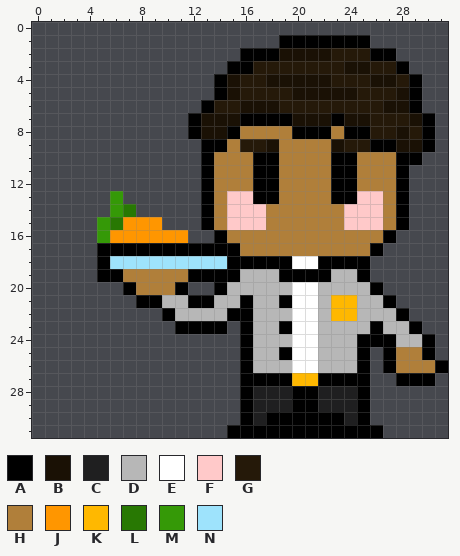
Edited in one commit: pixel-art sprite (app/src/main/res/drawable/narshith.png). This is how it looked before the edit.
The file is 32x32 pixels. The old version is drawn lined up with the new one.
Palette (. is transparent): A #000000  B #1a1105  C #1f1f20  D #b7b7b7  E #ffffff  F #ffc9c9  G #251909  H #b07f3a  J #ff9600  K #ffb800  L #287803  M #359907  N #9ee3fc
Pixels before, first column x 5:
 1 ..............AAAAAAA......
 2 ...........AAABBBBGGGAA....
 3 ..........AAGGGGGGGBBGGA...
 4 .........ABGGBBBBBGGGBBGA..
 5 .........ABGGGGBBBBBGGGBA..
 6 ........AGGBBBGGGGGGGGBBA..
 7 .......ABBBAAAABBBABBGGGBA.
 8 .......ABBAHHHHAAAHAAGGBGA.
 9 ........AAHGGBHHHHBGGAABBA.
10 ........AHHHAAHHHHAAHHHAA..
11 ........AHHHAAHHHHAAHHHA...
12 ........AHHHAAHHHHAAHHHA...
13 .M......AHFFAAHHHHAAFFHA...
14 .ML.....AHFFFHHHHHHFFFHA...
15 MLJJJ...AHFFFHHHHHHFFFHA...
16 MJJJJJJ..AHHHHHHHHHHHHA....
17 AAAAAAAAAAAHHHHHHHHHHA.....
18 ANNNNNNNNNAAAAAEEAAAA......
19 AAHHHHHAAAADDDAAAADDA......
20 ..AHHHA..ADDDDDEEDDDDA.....
21 ...AADDAADDADDAEEDKKDDA....
22 .....ADDDDAADDDEEDKKDDDA...
23 ......AAAA.ADDAEEDDDDADDA..
24 ...........ADDDEEDDDAAADDA.
25 ...........ADDAEEDDDA.AHHA.
26 ...........ADDDEEDDDA.AHHHA
27 ...........AAAAKKAAAA..AAA.
28 ...........ACCCAACCCA......
29 ...........ACCCAACCCA......
30 ...........ACAAAAAACA......
31 ..........AAAAAAAAAAAA.....
The same view after the edit:
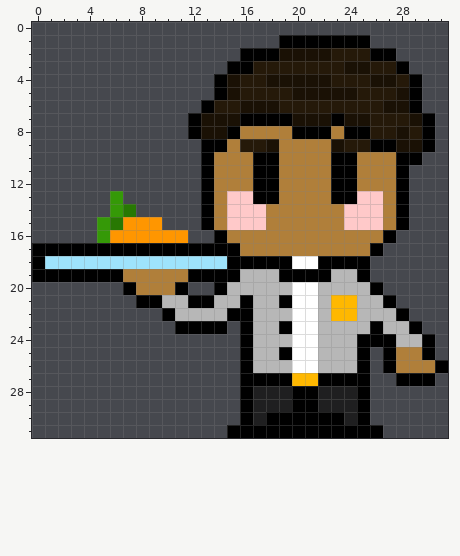
The edit:
whole drawing moved by +5,+0 (the old picture is shown already moved)
Changed rows in their new state; - is an unchanged pixel.
first column x 0:
17 AAAAA-
18 ANNNNN
19 AAAAA-
Boxes around the changes in both pictures, in picture pixels (x1, y1, x2, y2):
changed: (32, 243, 110, 282)
